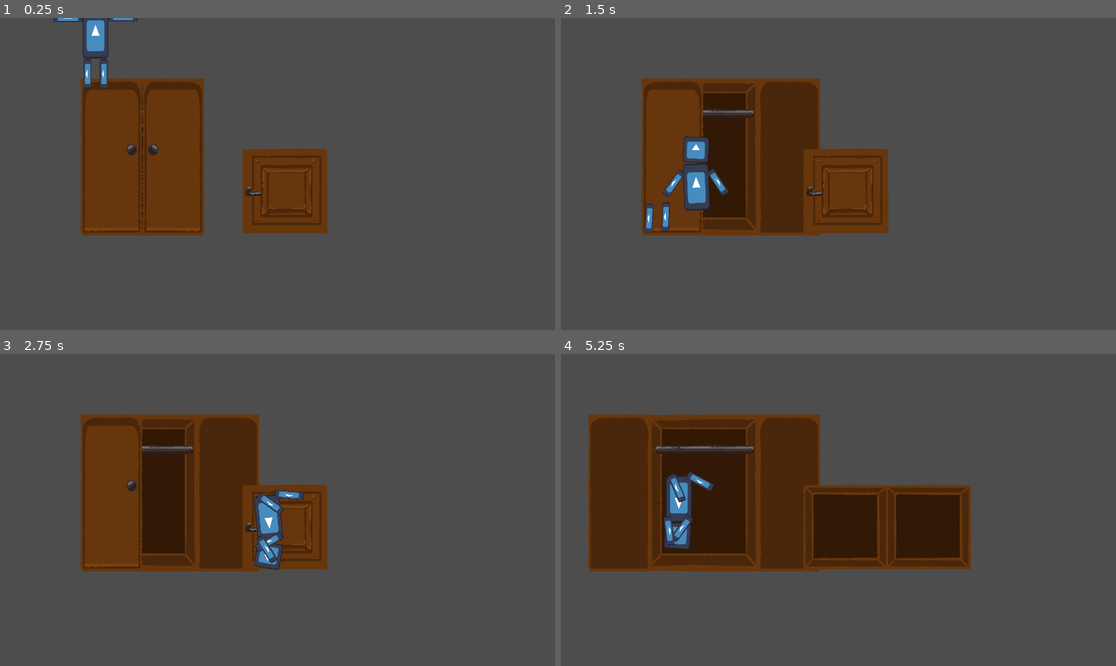
Above: before the commit, frames 1-4 (two rows, left to right).
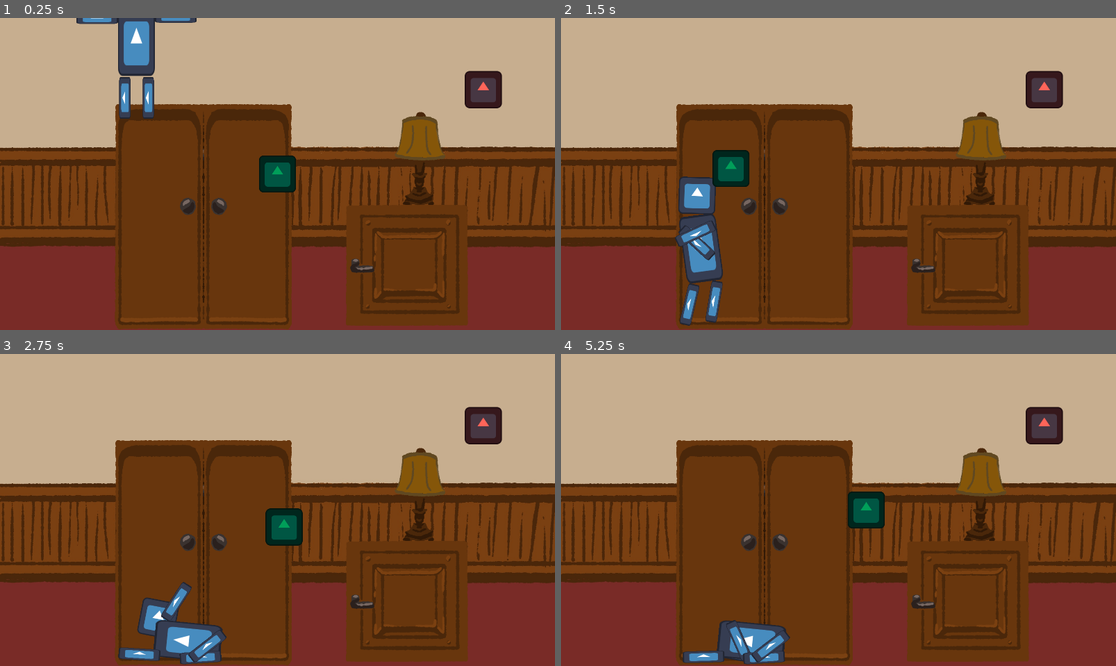
Above: after the commit, the same moments.

Repository: MaiaNavas404/global-game-jam-antwerp-MV
Game: Godot game, scene res://Levels/test_level.tscn
Two runs of this game, one before a commit and one after it. Both use one fixed random seed, a clock stepped at 60 frames per second and the inputs below. The engine's default icon, where the game draws it, is replaced by a stand-in: a white triangle on a blue panel in a dark square.
Inputs (mouse positions are in pixels of both pictures, inside the frame that each line leads up to):
- Up to frame 1 (0.25 s): no input
- Up to frame 2 (1.5 s): drag from (733, 158) to (844, 189) at 0.52 s; drag from (672, 158) to (844, 189) at 1.27 s
- Up to frame 3 (2.75 s): move the mouse to (283, 525) at 2.02 s; click (283, 525) at 2.1 s
- Up to frame 4 (5.25 s): drag from (827, 519) to (672, 497) at 2.77 s; move the mouse to (1005, 556) at 3.52 s; click (1005, 556) at 3.6 s; tap Enter at 4.25 s; drag from (672, 463) to (672, 541) at 4.27 s; tap Space at 5 s; move the mouse to (866, 510) at 5.02 s; click (866, 510) at 5.1 s

The runs differ from the first frame. In frame 1, 90% of the frame differs, in the area x 0-100%, y 0-100%; in frame 2, 93%; in frame 3, 93%; in frame 4, 94%.

Commit message:
cleaning blud

Diff:
--- /dev/null
+++ b/ggj-antwerp/CleaningTools/sponge.gd
@@ -0,0 +1,11 @@
+extends Node2D
+
+
+# Called when the node enters the scene tree for the first time.
+func _ready() -> void:
+	z_index = 3
+
+
+# Called every frame. 'delta' is the elapsed time since the previous frame.
+func _process(delta: float) -> void:
+	position = get_global_mouse_position()
--- /dev/null
+++ b/ggj-antwerp/CleaningTools/sponge.tscn
@@ -0,0 +1,21 @@
+[gd_scene format=3 uid="uid://cw66wgv4br3vm"]
+
+[ext_resource type="Texture2D" uid="uid://bctl80hvn4aa6" path="res://CleaningTools/icon.svg" id="1_2wety"]
+[ext_resource type="Script" uid="uid://bmi8lx2rolbet" path="res://CleaningTools/sponge.gd" id="1_fwbe1"]
+
+[sub_resource type="RectangleShape2D" id="RectangleShape2D_fwbe1"]
+size = Vector2(73, 73)
+
+[node name="Sponge" type="Node2D" unique_id=1263091895]
+script = ExtResource("1_fwbe1")
+
+[node name="SpongeArea" type="Area2D" parent="." unique_id=1757914729]
+collision_layer = 64
+collision_mask = 2
+
+[node name="CollisionShape2D" type="CollisionShape2D" parent="SpongeArea" unique_id=161064105]
+shape = SubResource("RectangleShape2D_fwbe1")
+
+[node name="Sprite2D" type="Sprite2D" parent="." unique_id=420220351]
+modulate = Color(0, 0.6179889, 0.35032612, 1)
+texture = ExtResource("1_2wety")
--- /dev/null
+++ b/ggj-antwerp/Levels/camera.gd
@@ -0,0 +1,31 @@
+extends Camera2D
+
+@export var PAN_SPEED := 1000.0
+@export var bounds : Vector2
+@export var left_pan_marker : Marker2D
+@export var right_pan_marker : Marker2D
+var camera_move_direction := Vector2.ZERO
+
+
+func _ready():
+	bounds.y -= 1920
+
+func _physics_process(delta: float) -> void:
+	update_direction()
+	if position.x < bounds.x:
+		camera_move_direction.x = 0
+		position.x = bounds.x
+	elif position.x > bounds.y:
+		camera_move_direction.x = 0
+		position.x = bounds.y
+	position += camera_move_direction * PAN_SPEED * delta
+
+
+
+func update_direction():
+	if get_global_mouse_position().x < left_pan_marker.global_position.x and position.x > bounds.x:
+		camera_move_direction.x = -1
+	elif get_global_mouse_position().x > right_pan_marker.global_position.x and position.x < bounds.y:
+		camera_move_direction.x = 1
+	else:
+		camera_move_direction.x = 0
--- a/ggj-antwerp/Levels/level.gd
+++ b/ggj-antwerp/Levels/level.gd
@@ -1,4 +1,6 @@
 extends Node2D
+
+
 
 func _ready():
 	get_viewport().physics_object_picking_first_only = true
--- a/ggj-antwerp/Levels/test_level.tscn
+++ b/ggj-antwerp/Levels/test_level.tscn
@@ -2,14 +2,25 @@
 
 [ext_resource type="Script" uid="uid://yqfc3oj0n4dr" path="res://Levels/level.gd" id="1_4k50d"]
 [ext_resource type="PackedScene" uid="uid://bguakiop7e1g6" path="res://RoomProps/Cupboard/cupboard.tscn" id="1_ormqy"]
-[ext_resource type="PackedScene" uid="uid://cbg6ind5qhoef" path="res://SuspectObjects/body.tscn" id="2_00vsl"]
+[ext_resource type="PackedScene" uid="uid://cbg6ind5qhoef" path="res://SuspectObjects/Body/body.tscn" id="2_00vsl"]
+[ext_resource type="Texture2D" uid="uid://b063ombnqrg16" path="res://Background/background_art.JPG" id="2_3158n"]
 [ext_resource type="PackedScene" uid="uid://cpvhaerxj7c5v" path="res://RoomProps/SmallCupboard/small_cupboard.tscn" id="4_i4ak4"]
+[ext_resource type="Script" uid="uid://e1m7euobwhi0" path="res://Levels/camera.gd" id="6_pvdih"]
+[ext_resource type="PackedScene" uid="uid://bbklm8wlq8pm5" path="res://RoomProps/Lamp/lamp.tscn" id="6_ub4j8"]
+[ext_resource type="Texture2D" uid="uid://dyhdq4yf5c4bx" path="res://RoomProps/Bed/bed.PNG" id="8_7e6fp"]
+[ext_resource type="PackedScene" uid="uid://ch4fhu50xyyeq" path="res://SuspectObjects/Blood/blood_stain.tscn" id="9_tc6tp"]
+[ext_resource type="PackedScene" uid="uid://cw66wgv4br3vm" path="res://CleaningTools/sponge.tscn" id="10_k8b6b"]
 
 [sub_resource type="RectangleShape2D" id="RectangleShape2D_i4ak4"]
 size = Vector2(2722, 20)
 
 [node name="TestLevel" type="Node2D" unique_id=954476652]
 script = ExtResource("1_4k50d")
+metadata/_edit_vertical_guides_ = [2432.0]
+
+[node name="Sprite2D" type="Sprite2D" parent="." unique_id=2096200054]
+texture = ExtResource("2_3158n")
+centered = false
 
 [node name="Cupboard" parent="." unique_id=557903057 instance=ExtResource("1_ormqy")]
 position = Vector2(704, 688)
@@ -23,12 +34,33 @@
 position = Vector2(1351, 0)
 shape = SubResource("RectangleShape2D_i4ak4")
 
+[node name="Lamp" parent="." unique_id=87523742 instance=ExtResource("6_ub4j8")]
+position = Vector2(1504, 522)
+
 [node name="SmallCupboard" parent="." unique_id=152157778 instance=ExtResource("4_i4ak4")]
 position = Vector2(1408, 856)
 
 [node name="Body" parent="." unique_id=1811897074 instance=ExtResource("2_00vsl")]
 position = Vector2(472, 320)
 
-[node name="Camera2D" type="Camera2D" parent="." unique_id=864356312]
+[node name="Camera2D" type="Camera2D" parent="." unique_id=864356312 node_paths=PackedStringArray("left_pan_marker", "right_pan_marker")]
 anchor_mode = 0
-zoom = Vector2(0.7, 0.7)
+script = ExtResource("6_pvdih")
+bounds = Vector2(0, 2432)
+left_pan_marker = NodePath("PanL")
+right_pan_marker = NodePath("PanR")
+
+[node name="PanL" type="Marker2D" parent="Camera2D" unique_id=1231657832]
+position = Vector2(64, 0)
+
+[node name="PanR" type="Marker2D" parent="Camera2D" unique_id=762008711]
+position = Vector2(1856, 0)
+
+[node name="Bed" type="Sprite2D" parent="." unique_id=916855565]
+position = Vector2(3040, 760)
+texture = ExtResource("8_7e6fp")
+
+[node name="BloodStain" parent="." unique_id=519172962 instance=ExtResource("9_tc6tp")]
+position = Vector2(1672, 248)
+
+[node name="Sponge" parent="." unique_id=1263091895 instance=ExtResource("10_k8b6b")]
--- a/ggj-antwerp/RoomProps/Cupboard/cupboard.tscn
+++ b/ggj-antwerp/RoomProps/Cupboard/cupboard.tscn
@@ -44,6 +44,7 @@
 texture = ExtResource("4_bkvww")
 
 [node name="HidingArea" type="Area2D" parent="CupboardL" unique_id=596665258]
+position = Vector2(-1, 0)
 collision_layer = 16
 collision_mask = 4
 
--- /dev/null
+++ b/ggj-antwerp/RoomProps/Lamp/lamp.tscn
@@ -0,0 +1,33 @@
+[gd_scene format=3 uid="uid://bbklm8wlq8pm5"]
+
+[ext_resource type="Script" uid="uid://c2m0dgbas35ak" path="res://RoomProps/roomprops.gd" id="1_16v5d"]
+[ext_resource type="Texture2D" uid="uid://ls2ydv2e5kru" path="res://RoomProps/Lamp/lamp_off.PNG" id="2_vj7tg"]
+[ext_resource type="Texture2D" uid="uid://cvopfohlebi7d" path="res://RoomProps/Lamp/lamp_on.PNG" id="3_ch4j0"]
+
+[sub_resource type="RectangleShape2D" id="RectangleShape2D_3qked"]
+size = Vector2(176, 344)
+
+[sub_resource type="RectangleShape2D" id="RectangleShape2D_5amlu"]
+size = Vector2(176, 344)
+
+[node name="Lamp" type="Node2D" unique_id=87523742 node_paths=PackedStringArray("clickable_area")]
+script = ExtResource("1_16v5d")
+clickable_area = NodePath("ClickableArea")
+
+[node name="ClickableArea" type="Area2D" parent="." unique_id=1193140036]
+collision_layer = 8
+collision_mask = 0
+
+[node name="CollisionShape2D" type="CollisionShape2D" parent="ClickableArea" unique_id=1501433203 groups=["Disabled"]]
+position = Vector2(-48, -36)
+shape = SubResource("RectangleShape2D_3qked")
+
+[node name="CollisionShape2D2" type="CollisionShape2D" parent="ClickableArea" unique_id=2030545396 groups=["Active"]]
+position = Vector2(-48, -36)
+shape = SubResource("RectangleShape2D_5amlu")
+
+[node name="Sprite2D" type="Sprite2D" parent="." unique_id=268481829 groups=["Disabled"]]
+texture = ExtResource("2_vj7tg")
+
+[node name="Sprite2D2" type="Sprite2D" parent="." unique_id=971810457 groups=["Active"]]
+texture = ExtResource("3_ch4j0")
--- a/ggj-antwerp/RoomProps/hidableprops.gd
+++ b/ggj-antwerp/RoomProps/hidableprops.gd
@@ -2,10 +2,8 @@
 class_name HidableProps
 
 @export var hiding_area : Area2D
-var active_sprite : Sprite2D
-var disabled_sprite : Sprite2D
-var active_clicking_collision : CollisionShape2D
-var disabled_clicking_collision : CollisionShape2D
+
+
 var hidable := false:
 	set(value):
 		if value:
@@ -14,25 +12,11 @@
 			clickable_area.z_index = 1
 		hidable = value
 func _ready():
-
-	for child in get_children():
-		if child is Sprite2D:
-			if child.is_in_group("Active"):
-				active_sprite = child
-			elif child.is_in_group("Disabled"):
-				disabled_sprite = child
-		elif child is Area2D:
-			for collisionshape in child.get_children():
-				if collisionshape.is_in_group("Active"):
-					active_clicking_collision = collisionshape
-				elif collisionshape.is_in_group("Disabled"):
-					disabled_clicking_collision = collisionshape
 	super._ready()
+	#hiding_area.area_entered.connect(on_dead_body_entered)
+	on_state_disabled()
 	disabled_sprite.z_index = 1
 	clickable_area.z_index = 1
-	#hiding_area.area_entered.connect(on_dead_body_entered)
-	on_state_disabled()
-
 func _physics_process(delta: float) -> void:
 	if hidable:
 		var dead_bodies = hiding_area.get_overlapping_bodies()
@@ -53,8 +37,7 @@
 	hidable = state
 	#hiding_area.monitoring = state
 	#hiding_area.monitorable = state
-	active_sprite.visible = state
-	disabled_sprite.visible = !state
+
 	disabled_clicking_collision.disabled = state
 	active_clicking_collision.disabled = !state
 
--- a/ggj-antwerp/RoomProps/roomprops.gd
+++ b/ggj-antwerp/RoomProps/roomprops.gd
@@ -5,7 +5,10 @@
 	DISABLED,
 	ACTIVE
 }
-
+var active_sprite : Sprite2D
+var disabled_sprite : Sprite2D
+var active_clicking_collision : CollisionShape2D
+var disabled_clicking_collision : CollisionShape2D
 
 @export var clickable_area : Area2D
 var current_state : States = States.DISABLED:
@@ -17,8 +20,22 @@
 		current_state = value
 
 func _ready():
+	for child in get_children():
+		if child is Sprite2D:
+			if child.is_in_group("Active"):
+				active_sprite = child
+			elif child.is_in_group("Disabled"):
+				disabled_sprite = child
+		if child is Area2D:
+			for collisionshape in child.get_children():
+				if collisionshape.is_in_group("Active"):
+					active_clicking_collision = collisionshape
+				elif collisionshape.is_in_group("Disabled"):
+					disabled_clicking_collision = collisionshape
+
 	clickable_area.input_event.connect(on_mouse_interact)
 	current_state = States.DISABLED
+
 
 
 
@@ -28,13 +45,16 @@
 
 
 
+
 func cycle_current_state():
 	current_state += 1
 	if current_state >= len(States):
 		current_state = 0
 
 func on_state_disabled():
-	pass
+	active_sprite.visible = false
+	disabled_sprite.visible = true
 
 func on_state_active():
-	pass
+	active_sprite.visible = true
+	disabled_sprite.visible = false
--- /dev/null
+++ b/ggj-antwerp/SuspectObjects/Blood/blood_stain.gd
@@ -0,0 +1,21 @@
+extends Node2D
+
+@export var STAIN_CAPACITY := 4
+
+@onready var stain_life = STAIN_CAPACITY
+var current_color : Color
+# Called when the node enters the scene tree for the first time.
+func _ready() -> void:
+	current_color = $Sprite2D.modulate
+
+# Called every frame. 'delta' is the elapsed time since the previous frame.
+func _process(delta: float) -> void:
+	print($Sprite2D.modulate.a)
+
+
+func _on_area_2d_area_exited(area: Area2D) -> void:
+	stain_life -= 1
+	if stain_life == 0:
+		queue_free()
+	else:
+		$Sprite2D.modulate.a = float(stain_life) / float(STAIN_CAPACITY)
--- /dev/null
+++ b/ggj-antwerp/SuspectObjects/Blood/blood_stain.tscn
@@ -0,0 +1,24 @@
+[gd_scene format=3 uid="uid://ch4fhu50xyyeq"]
+
+[ext_resource type="Script" uid="uid://bk72b3othg0so" path="res://SuspectObjects/Blood/blood_stain.gd" id="1_78afr"]
+[ext_resource type="Texture2D" uid="uid://bctl80hvn4aa6" path="res://CleaningTools/icon.svg" id="1_fuya2"]
+
+[sub_resource type="CircleShape2D" id="CircleShape2D_78afr"]
+radius = 32.0
+
+[node name="BloodStain" type="Node2D" unique_id=519172962]
+script = ExtResource("1_78afr")
+STAIN_CAPACITY = 8
+
+[node name="Sprite2D" type="Sprite2D" parent="." unique_id=9684654]
+modulate = Color(1, 0.39607844, 0.34901962, 1)
+texture = ExtResource("1_fuya2")
+
+[node name="Area2D" type="Area2D" parent="." unique_id=1436659175]
+collision_layer = 2
+collision_mask = 64
+
+[node name="CollisionShape2D" type="CollisionShape2D" parent="Area2D" unique_id=1712758768]
+shape = SubResource("CircleShape2D_78afr")
+
+[connection signal="area_exited" from="Area2D" to="." method="_on_area_2d_area_exited"]
--- a/ggj-antwerp/SuspectObjects/body.tscn
+++ b/ggj-antwerp/SuspectObjects/Body/body.tscn
@@ -1,6 +1,6 @@
 [gd_scene format=3 uid="uid://cbg6ind5qhoef"]
 
-[ext_resource type="Script" uid="uid://c6cfronwp0ni3" path="res://SuspectObjects/body.gd" id="1_owrkx"]
+[ext_resource type="Script" uid="uid://c6cfronwp0ni3" path="res://SuspectObjects/Body/body.gd" id="1_owrkx"]
 [ext_resource type="Texture2D" uid="uid://bctl80hvn4aa6" path="res://CleaningTools/icon.svg" id="1_qc14p"]
 
 [sub_resource type="RectangleShape2D" id="RectangleShape2D_owrkx"]
--- a/ggj-antwerp/project.godot
+++ b/ggj-antwerp/project.godot
@@ -45,6 +45,7 @@
 2d_physics/layer_4="InteractionArea"
 2d_physics/layer_5="HidingArea"
 2d_physics/layer_6="FloorWalls"
+2d_physics/layer_7="Sponge"
 
 [physics]
 
Not shown, added: ggj-antwerp/CleaningTools/sponge.gd.uid
Not shown, added: ggj-antwerp/Levels/camera.gd.uid
Not shown, added: ggj-antwerp/RoomProps/CoffeeTable/coffee_table.PNG.import
Not shown, changed: ggj-antwerp/RoomProps/Curtain/animation_notes_curtain.txt
Not shown, added: ggj-antwerp/RoomProps/Curtain/curtain_close_spritesheet.png.import
Not shown, added: ggj-antwerp/RoomProps/Curtain/curtain_open.PNG.import
Not shown, added: ggj-antwerp/RoomProps/Lamp/lamp_off.PNG.import
Not shown, added: ggj-antwerp/RoomProps/Lamp/lamp_on.PNG.import
Not shown, added: ggj-antwerp/RoomProps/Throwables/alarm_clock.PNG.import
Not shown, added: ggj-antwerp/SuspectObjects/Blood/blood_stain.gd.uid
Renamed: ggj-antwerp/SuspectObjects/body.gd -> ggj-antwerp/SuspectObjects/Body/body.gd
Renamed: ggj-antwerp/SuspectObjects/body.gd.uid -> ggj-antwerp/SuspectObjects/Body/body.gd.uid
